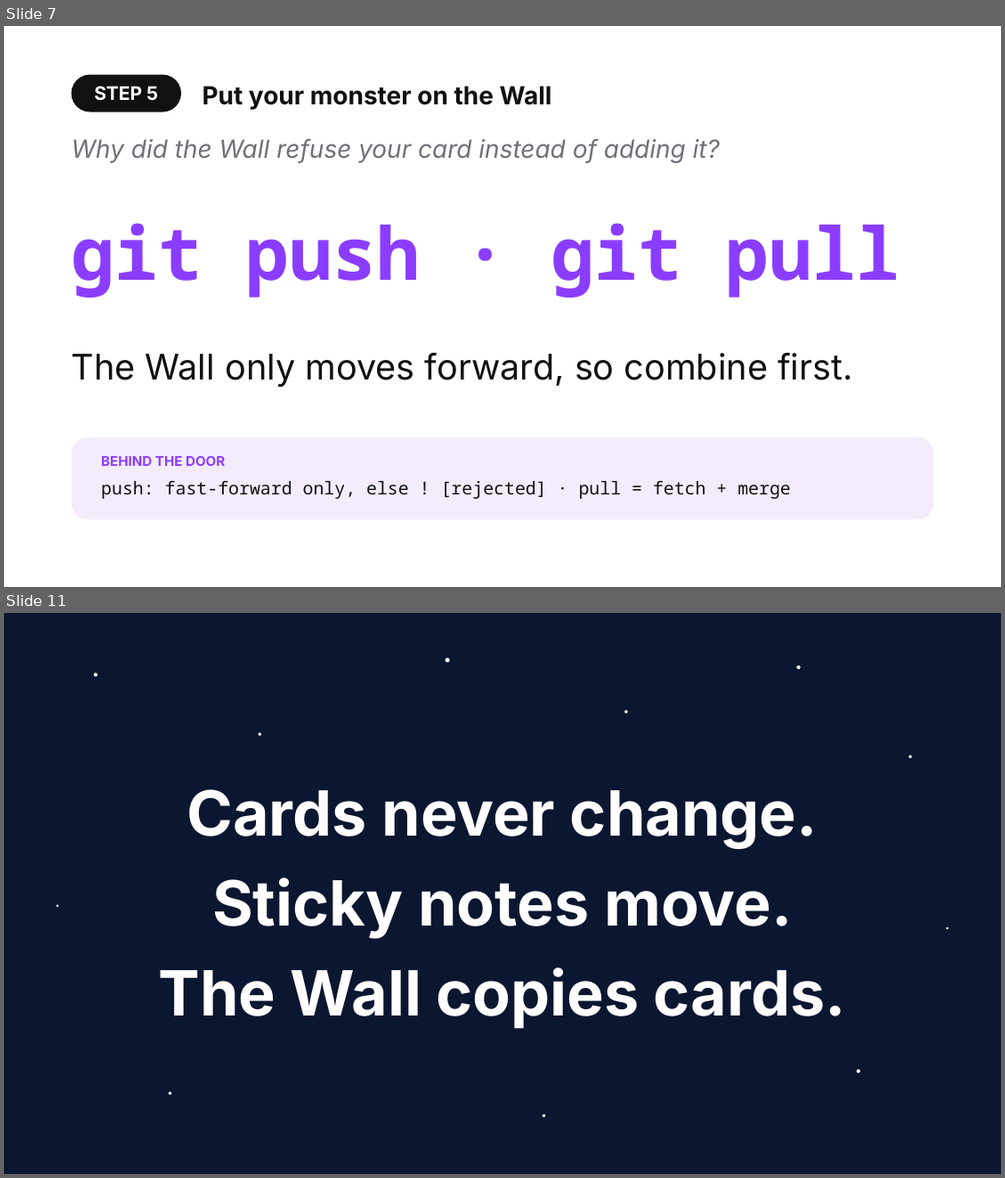
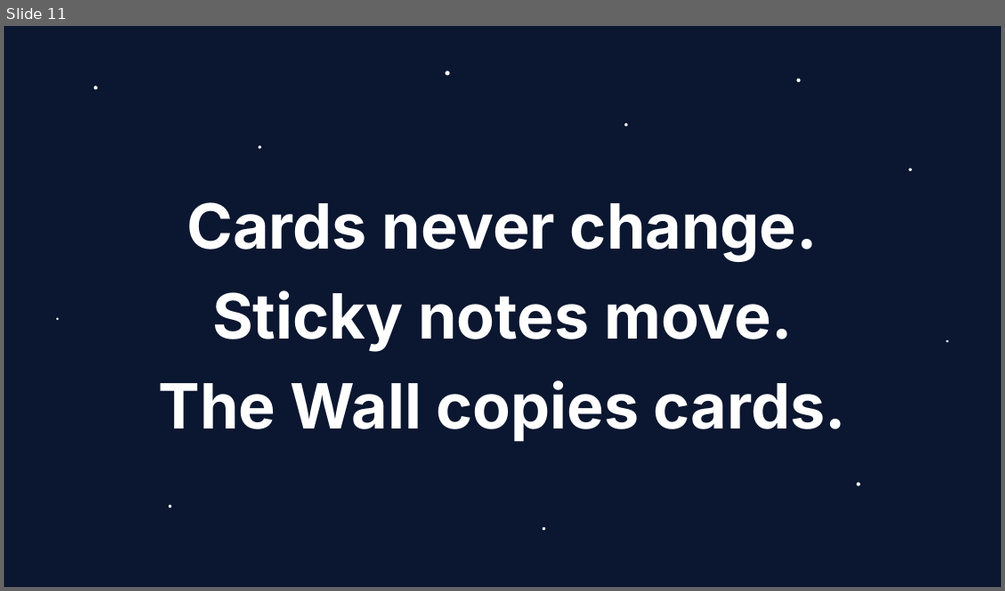
Before and after one commit to shubham3-ucb/cs294-pl, a slide deck: slides/tuesday_app.pptx. Shown one above the other, each under a label of ours: slides 7 and 11 before the commit, slide 11 after it; the slides between them are not shown. The pictures are 1005x1178 and 1005x591 pixels, drawn with LibreOffice and Linux fonts; fonts in the diff are those of the drawing. Boxes give left, top, right and bottom in pixels: in the first picture for what was removed or moved away, otherwise in the second. Text is boxed around its words. In the diff, an @@ line names an element or a change of style, - is before the commit and + after.

```diff
--- a/slides/tuesday_app.pptx
+++ b/slides/tuesday_app.pptx
@@ slide 7 removed at box(4, 26, 1001, 587), background #FFFFFF @@
@@ rounded rectangle removed at box(72, 75, 181, 112) @@
-STEP 5
@@ text removed at box(202, 86, 552, 110) @@
-Put your monster on the Wall
@@ text removed at box(72, 139, 720, 163) @@
-Why did the Wall refuse your card instead of adding it?
@@ text removed at box(72, 223, 899, 297) @@
-git push · git pull
@@ text removed at box(72, 353, 852, 387) @@
-The Wall only moves forward, so combine first.
@@ rounded rectangle removed at box(72, 437, 933, 520) @@
@@ text removed at box(101, 456, 225, 466) @@
-BEHIND THE DOOR
@@ text removed at box(101, 481, 791, 499) @@
-push: fast-forward only, else ! [rejected] · pull = fetch + merge
```
Also in this commit, not shown: 3 slides changed, 7 slides added, 6 other slides removed, 50 other files.
